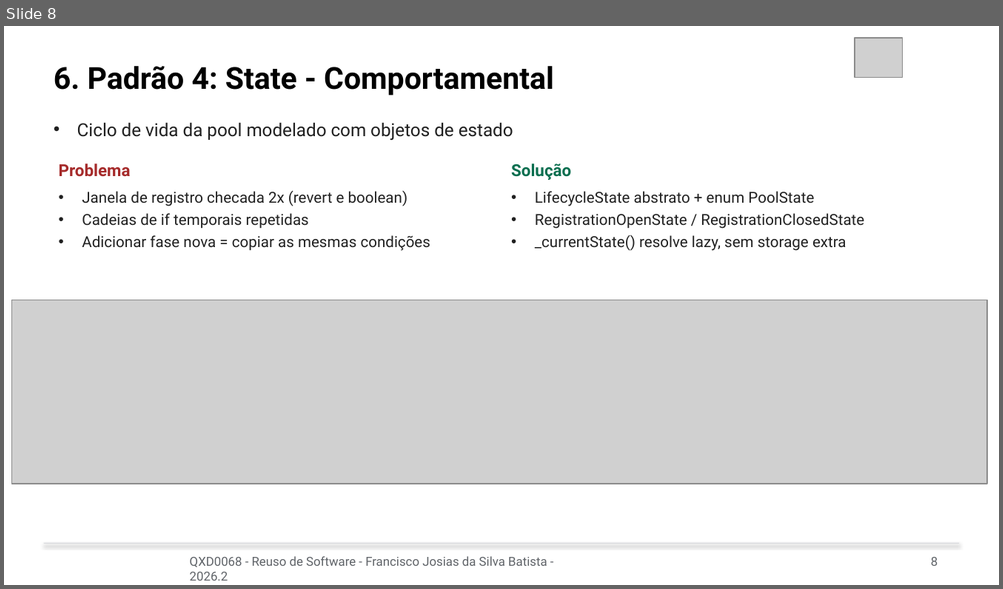
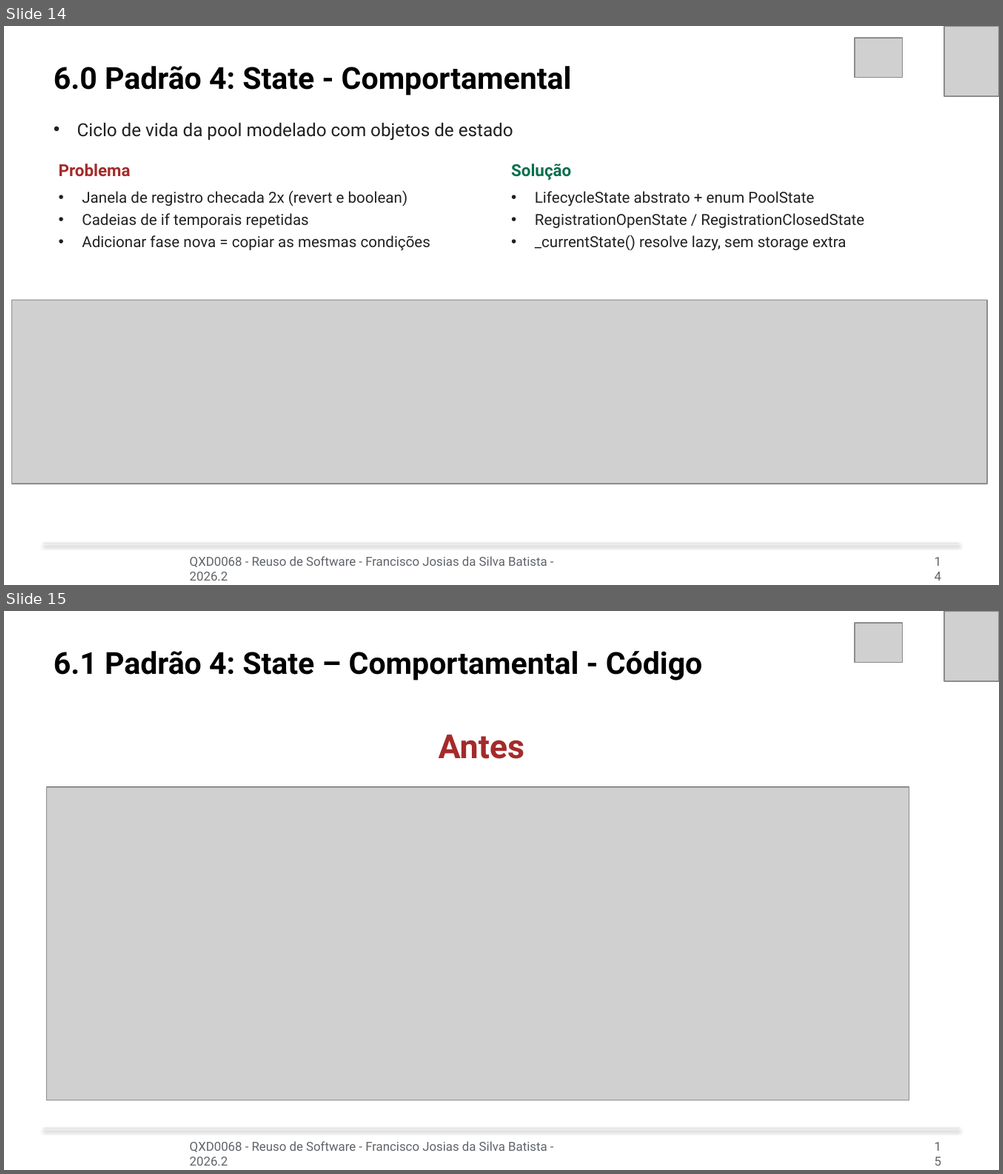
Before and after one commit to josiasdev/esufcqx, a slide deck: 10-semestre/reuso-software/Aula-18 - 14-10 - Apresentacao - do - trabalho 1 - refatoracao com padroes de projeto em sistema legado/Apresentacao_Allo_Protocol.pptx. Shown one above the other, each under a label of ours: slide 8 before the commit, slides 14 and 15 after it. The pictures are 1003x589 and 1003x1174 pixels, drawn with LibreOffice and Linux fonts; fonts in the diff are those of the drawing; grey boxes stand for pictures. Boxes give left, top, right and bottom in pixels: in the first picture for what was removed or moved away, otherwise in the second. Text is boxed around its words. In the diff, an @@ line names an element or a change of style, - is before the commit and + after.

```diff
--- a/10-semestre/reuso-software/Aula-18 - 14-10 - Apresentacao - do - trabalho 1 - refatoracao com padroes de projeto em sistema legado/Apresentacao_Allo_Protocol.pptx
+++ b/10-semestre/reuso-software/Aula-18 - 14-10 - Apresentacao - do - trabalho 1 - refatoracao com padroes de projeto em sistema legado/Apresentacao_Allo_Protocol.pptx
@@ slide 15 added at (x1=4, y1=611, x2=999, y2=1170), background #FFFFFF @@
@@ picture added at (x1=854, y1=623, x2=902, y2=663) @@
@@ picture added at (x1=944, y1=611, x2=999, y2=681) @@
@@ text added at (x1=54, y1=651, x2=703, y2=681), 22 pt, text #000000, bold @@
+6.1 Padrão 4: State – Comportamental - Código
@@ text added at (x1=438, y1=735, x2=525, y2=759), 24 pt, text #A52A2A, bold @@
+Antes
@@ picture added at (x1=47, y1=787, x2=909, y2=1100) @@
@@ rectangle added at (x1=44, y1=1128, x2=959, y2=1129), fill #C8CBD0 @@
@@ text added at (x1=190, y1=1142, x2=547, y2=1166), 9 pt, text #5F6368 @@
+QXD0068 - Reuso de Software - Francisco Josias da Silva Batista - 2026.2
@@ text added at (x1=917, y1=1134, x2=950, y2=1159), 9 pt, text #5F6368 @@
+15
@@ what was slide 8 is now slide 14 @@
@@ slide 14 changed as well @@
@@ picture added at (x1=944, y1=26, x2=999, y2=96) @@
@@ text at (x1=54, y1=66, x2=572, y2=96): text changed @@
-6. Padrão 4: State - Comportamental
+6.0 Padrão 4: State - Comportamental
@@ text added at (x1=917, y1=549, x2=950, y2=574), 9 pt, text #5F6368 @@
+14
@@ text removed at (x1=930, y1=557, x2=937, y2=566) @@
-8
```
Also in this commit, not shown: 11 other slides changed, 7 other slides added, 30 other files.
